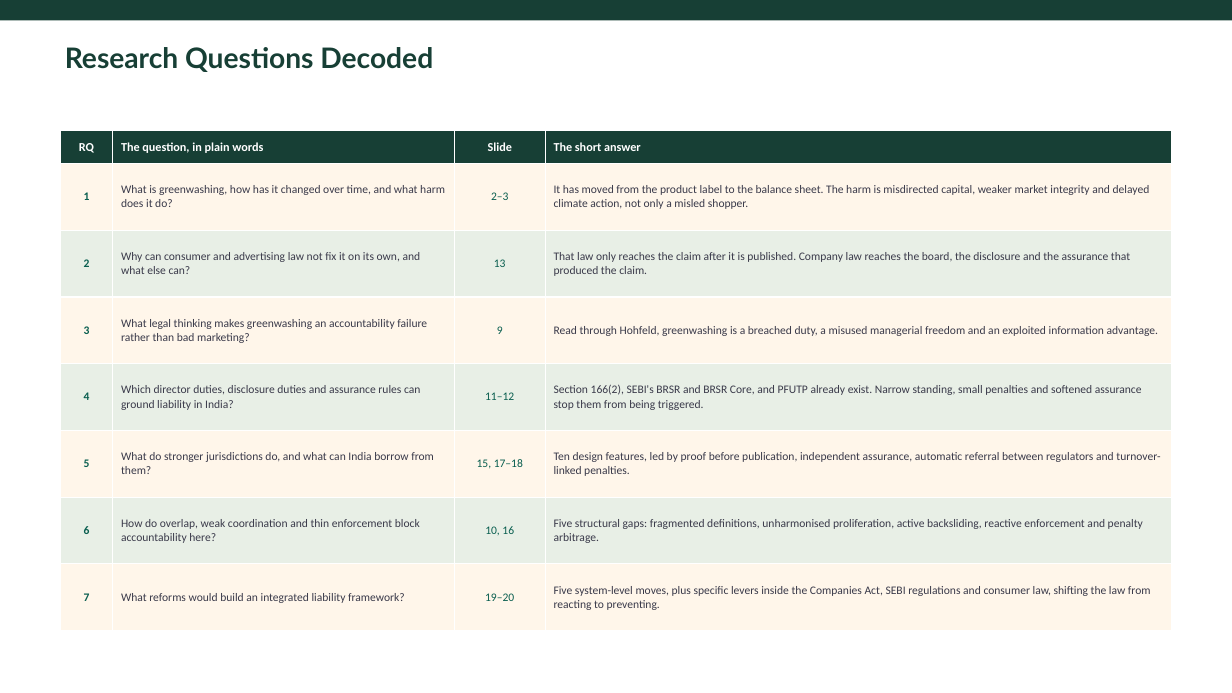
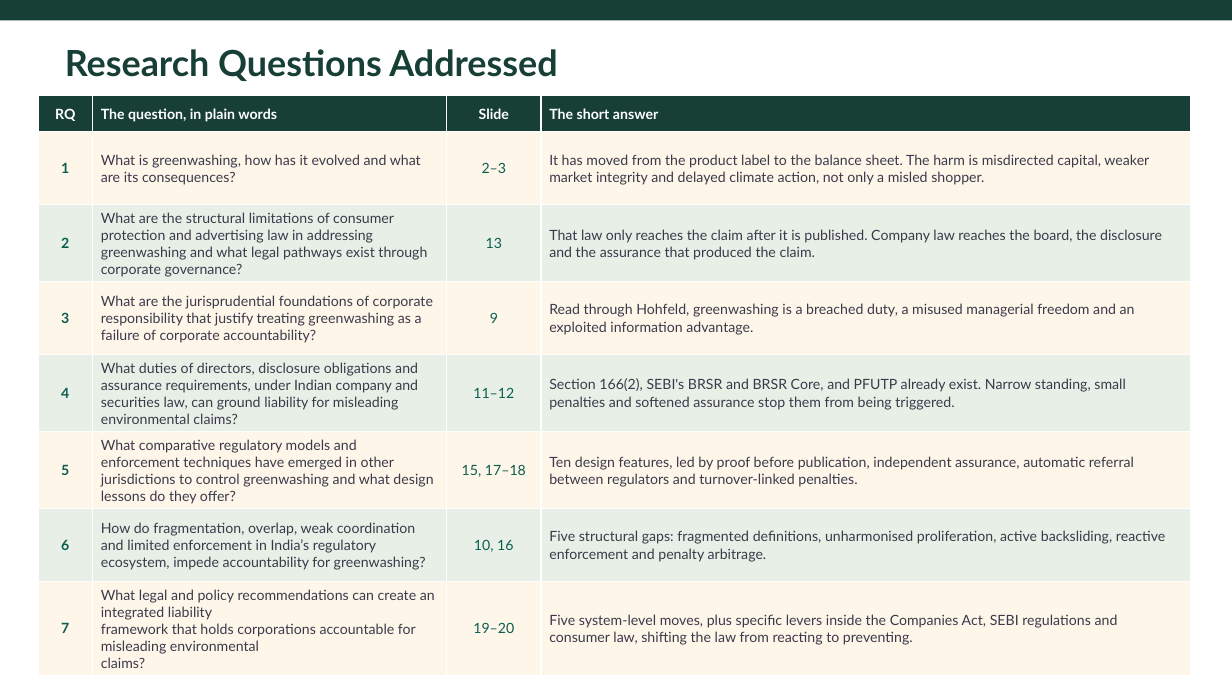
Before and after one commit to atul516/Final-VIva, a slide deck: slide 20 of Thesis Defence Presentation.pptx. Drawn at 1232x693 pixels with LibreOffice and Linux fonts; fonts in the diff are those of the drawing. Boxes give left, top, right and bottom in pixels: in the first picture for what was removed or moved away, otherwise in the second. Text is boxed around its words. In the diff, an @@ line names an element or a change of style, - is before the commit and + after.

```diff
--- a/Thesis Defence Presentation.pptx
+++ b/Thesis Defence Presentation.pptx
@@ text at (x1=65, y1=49, x2=557, y2=81): text changed; size 22 to 28 pt @@
-Research Questions Decoded
+Research Questions Addressed
@@ table at (x1=38, y1=95, x2=1190, y2=684) @@
-row 2, column 2: What is greenwashing, how has it changed over time, and what harm does it do?
+row 2, column 2: What is greenwashing, how has it evolved and what are its consequences?
-row 3, column 2: Why can consumer and advertising law not fix it on its own, and what else can?
+row 3, column 2: What are the structural limitations of consumer protection and advertising law in addressing greenwashing and what legal pathways exist through corporate governance?
-row 4, column 2: What legal thinking makes greenwashing an accountability failure rather than bad marketing?
+row 4, column 2: What are the jurisprudential foundations of corporate responsibility that justify treating greenwashing as a failure of corporate accountability?
-row 5, column 2: Which director duties, disclosure duties and assurance rules can ground liability in India?
+row 5, column 2: What duties of directors, disclosure obligations and assurance requirements, under Indian company and securities law, can ground liability for misleading environmental claims?
-row 6, column 2: What do stronger jurisdictions do, and what can India borrow from them?
+row 6, column 2: What comparative regulatory models and enforcement techniques have emerged in other jurisdictions to control greenwashing and what design lessons do they offer?
-row 7, column 2: How do overlap, weak coordination and thin enforcement block accountability here?
+row 7, column 2: How do fragmentation, overlap, weak coordination and limited enforcement in India’s regulatory ecosystem, impede accountability for greenwashing?
-row 8, column 2: What reforms would build an integrated liability framework?
+row 8, column 2: What legal and policy recommendations can create an integrated liability / framework that holds corporations accountable for misleading environmental / claims?
@@ size 9.5 to 11 pt in "RQ", "The question, in plain words", "Slide", "The short answer" @@
@@ font Calibri to Lato in "RQ", "The question, in plain words", "Slide", "The short answer" and 21 more places @@
@@ size 9 to 11 pt in "1", "2–3", "It has moved from the product label ...", "2" and 17 more places @@
@@ table resized from (x1=60, y1=130, x2=1172, y2=630) to (x1=38, y1=95, x2=1190, y2=684) @@
```
Also in this commit, not shown: 22 other slides changed.
